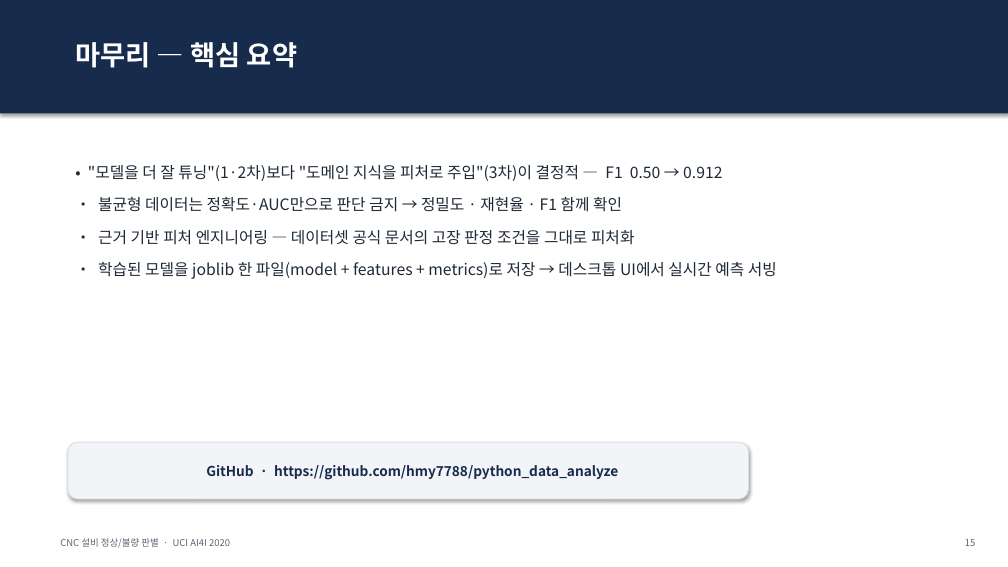
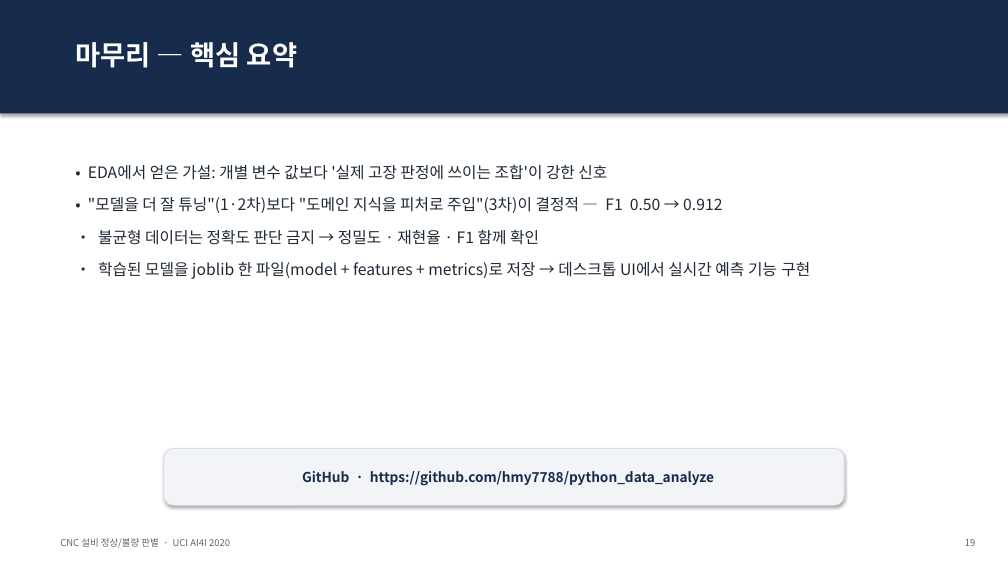
Before and after one commit to hmy7788/python_data_analyze, a slide deck: slide 18 of 발표자료_CNC설비_정상불량판별.pptx (slide 15 before the commit). Drawn at 1008x567 pixels with LibreOffice and Linux fonts; fonts in the diff are those of the drawing. Boxes give left, top, right and bottom in pixels: in the first picture for what was removed or moved away, otherwise in the second. Text is boxed around its words. In the diff, an @@ line names an element or a change of style, - is before the commit and + after.

Commit message:
docs: 이미지 경로 수정 및 파생변수 설명 추가

```diff
--- a/발표자료_CNC설비_정상불량판별.pptx
+++ b/발표자료_CNC설비_정상불량판별.pptx
@@ text at [88,165,607,180]: paragraph added @@
+• EDA에서 얻은 가설: 개별 변수 값보다 '실제 고장 판정에 쓰이는 조합'이 강한 신호
@@ text at [98,230,810,279]: text changed @@
-• 불균형 데이터는 정확도·AUC만으로 판단 금지 → 정밀도 · 재현율 · F1 함께 확인
-• 근거 기반 피처 엔지니어링 — 데이터셋 공식 문서의 고장 판정 조건을 그대로 피처화
-• 학습된 모델을 joblib 한 파일(model + features + metrics)로 저장 → 데스크톱 UI에서 실시간 예측 서빙
+• 불균형 데이터는 정확도 판단 금지 → 정밀도 · 재현율 · F1 함께 확인
+• 학습된 모델을 joblib 한 파일(model + features + metrics)로 저장 → 데스크톱 UI에서 실시간 예측 기능 구현
@@ rounded rectangle "GitHub · https://github.com/hmy7788/python_data_analyze": place and size @@
-rounded rectangle "GitHub · https://github.com/hmy7788/python_data_analyze" at [68,442,749,499]
+rounded rectangle "GitHub · https://github.com/hmy7788/python_data_analyze" at [164,448,845,505]
```
Also in this commit, not shown: 13 other slides changed, 4 slides added, 1 slide removed, 2 other files.
